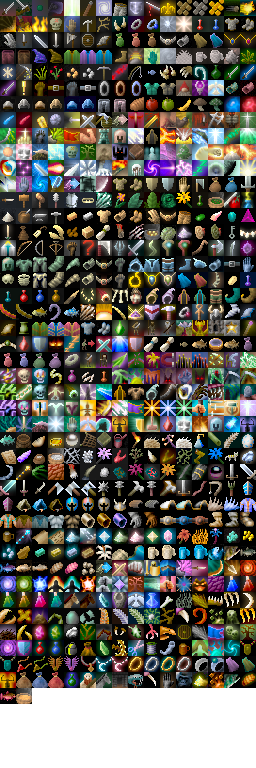
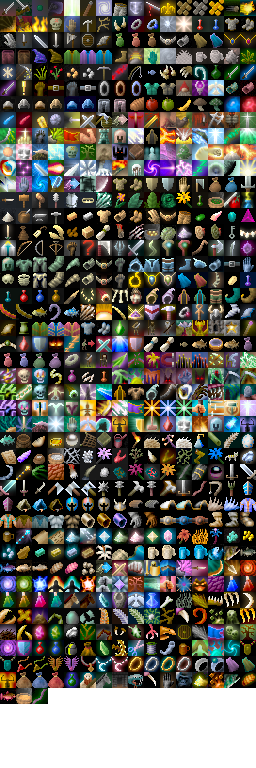
Revision of a layered 256px x 768px image; what changed, layer by layer:
painted on "Background" over [32, 689, 47, 704]
painted on "shade" over [32, 688, 48, 704]
